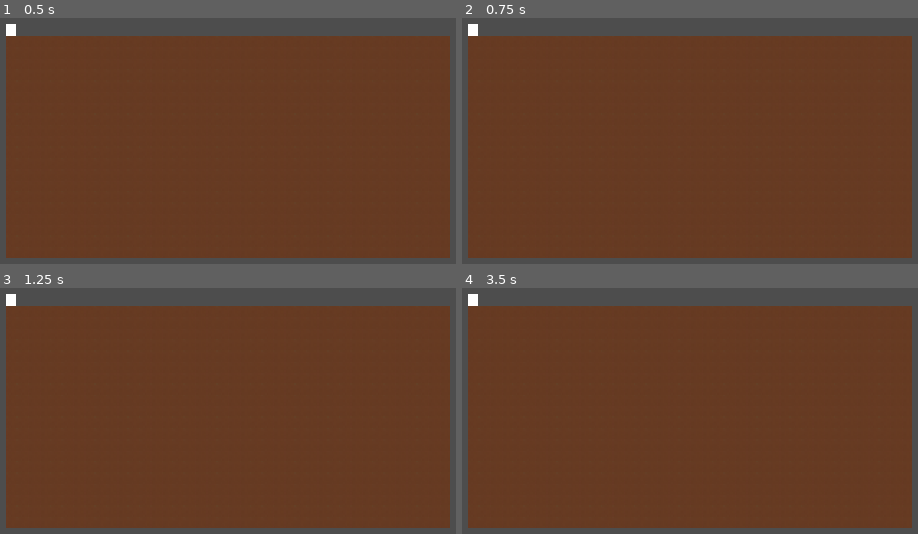
Above: before the commit, frames 1-4 (two rows, left to right).
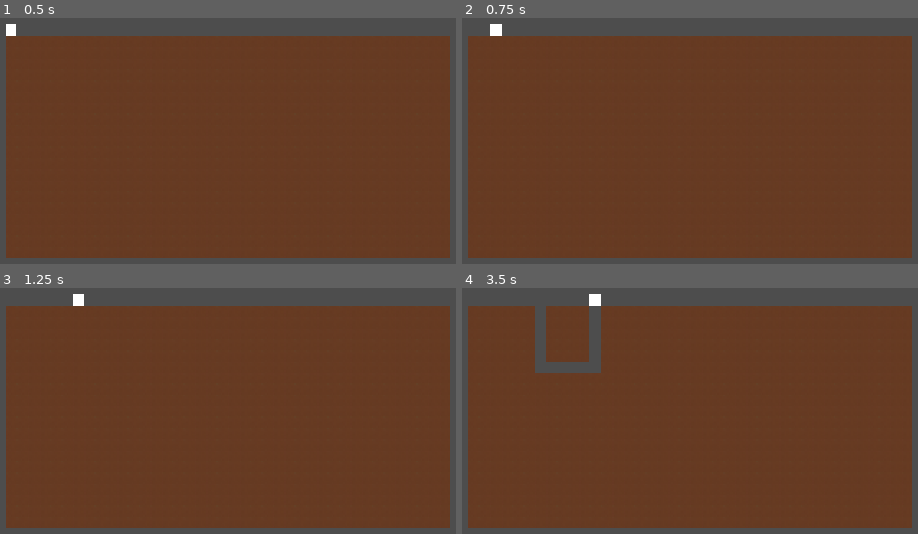
Above: after the commit, the same moments.

Repository: NxtCreator/Entrenched
Game: Godot game, scene res://scenes/main.tscn
The game is run twice, just before and just after one commit, with the same random seed, the same clock (stepped at 60 frames per second) and the same inputs.
Inputs (mouse positions are in pixels of both pictures, inside the frame that each line leads up to):
- Up to frame 1 (0.5 s): no input
- Up to frame 2 (0.75 s): tap Enter at 0.5 s; move the mouse to (867, 123) at 0.52 s; hold Right (ui_right) from 0.53 s (still down); tap Alt at 0.6 s; click (867, 123) at 0.67 s
- Up to frame 3 (1.25 s): keep holding Right (ui_right)
- Up to frame 4 (3.5 s): move the mouse to (530, 440) at 1.27 s; release Right (ui_right) at 1.28 s; hold Down (ui_down) 1.28-2.03 s; tap Shift at 1.35, 2.85 s; tap Space at 2 s; move the mouse to (772, 317) at 2.02 s; hold Right (ui_right) 2.03-2.78 s; tap Alt at 2.1 s; move the mouse to (648, 506) at 2.77 s; hold Up (ui_up) from 2.78 s (still down); click (648, 506) at 2.92 s

Frame 1 is identical in both runs. In frame 2, 0.2% of the frame differs, in the area x 1-9%, y 2-8%; in frame 3, 0.2%; in frame 4, 2.0%, in the area x 1-31%, y 2-35%.

Commit message:
add grid-based digging and player movement

Diff:
--- a/scripts/player.gd
+++ b/scripts/player.gd
@@ -17,14 +17,14 @@
 		direction = Vector2i.DOWN
 	return direction
 
-func update_position(cell):
+func update_position() -> void:
 	position = ground.map_to_local(cell)
 
 
 
 func _ready() -> void:
 	cell = Vector2i(0, -1)
-	update_position(cell)
+	update_position()
 
 
 
@@ -35,4 +35,11 @@
 	var direction = get_direction()
 	if direction != Vector2i.ZERO:
 		cooldown = MOVE_DELAY
-		print(direction)
+
+		var target = cell + direction
+		if ground.get_cell_source_id(target) == -1:
+			cell = target
+			update_position()
+		ground.erase_cell(target)
+		cell = target
+		update_position()
